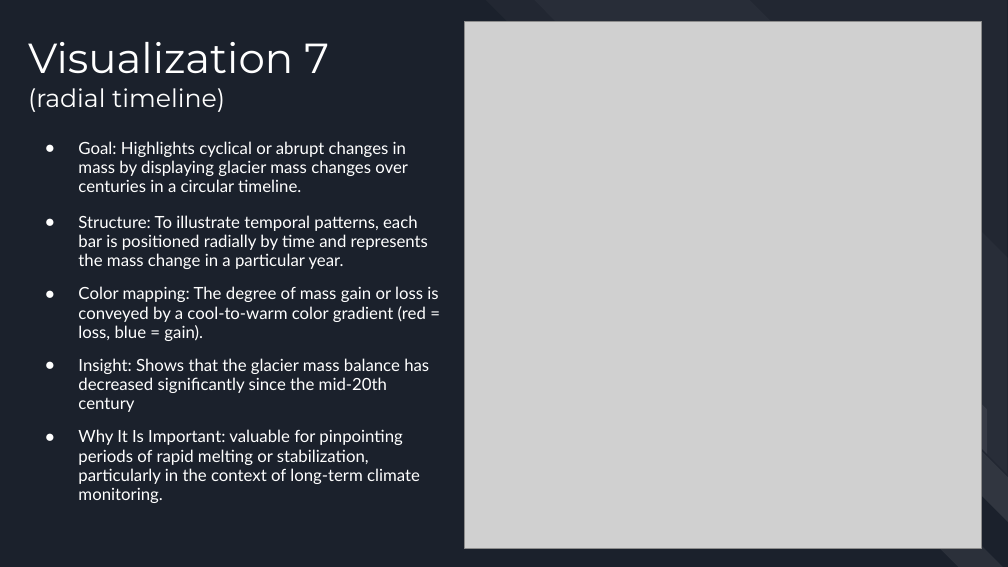
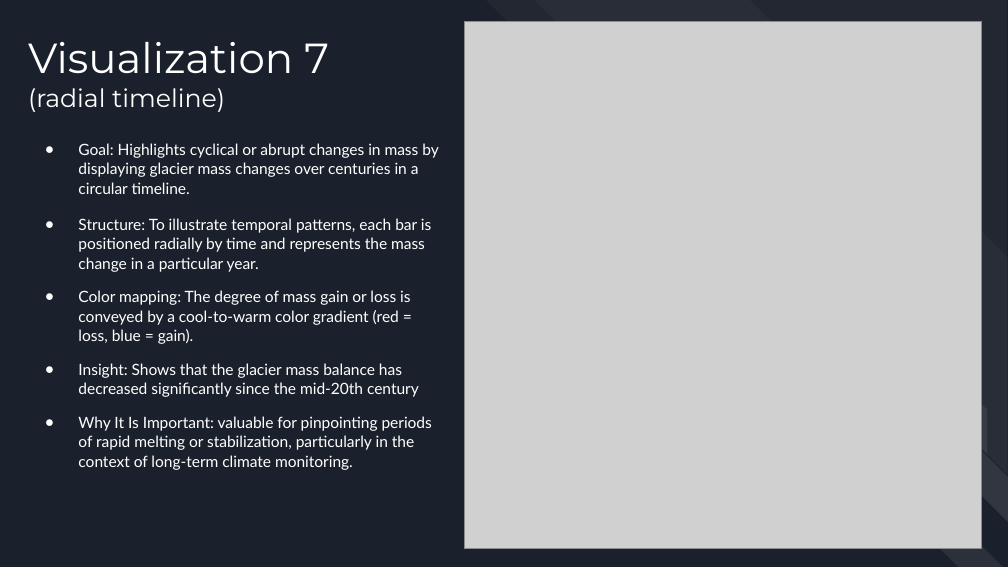
Before and after one commit to VodkaNoodles/CS445-GROUP8, a slide deck: slide 9 of CS445 SLIDES.pptx. Drawn at 1008x567 pixels with LibreOffice and Linux fonts; fonts in the diff are those of the drawing; grey boxes stand for pictures. Boxes give left, top, right and bottom in pixels: in the first picture for what was removed or moved away, otherwise in the second. Text is boxed around its words. In the diff, an @@ line names an element or a change of style, - is before the commit and + after.

```diff
--- a/CS445 SLIDES.pptx
+++ b/CS445 SLIDES.pptx
@@ text "Goal: Highlights cyclical or abrupt ..." at <box>78,143,438,470</box>: size 12 to 11.1 pt; line spacing 0.95 to 1.05 @@
```
Also in this commit, not shown: 2 other slides changed, 3 slides added, 3 slides removed.
